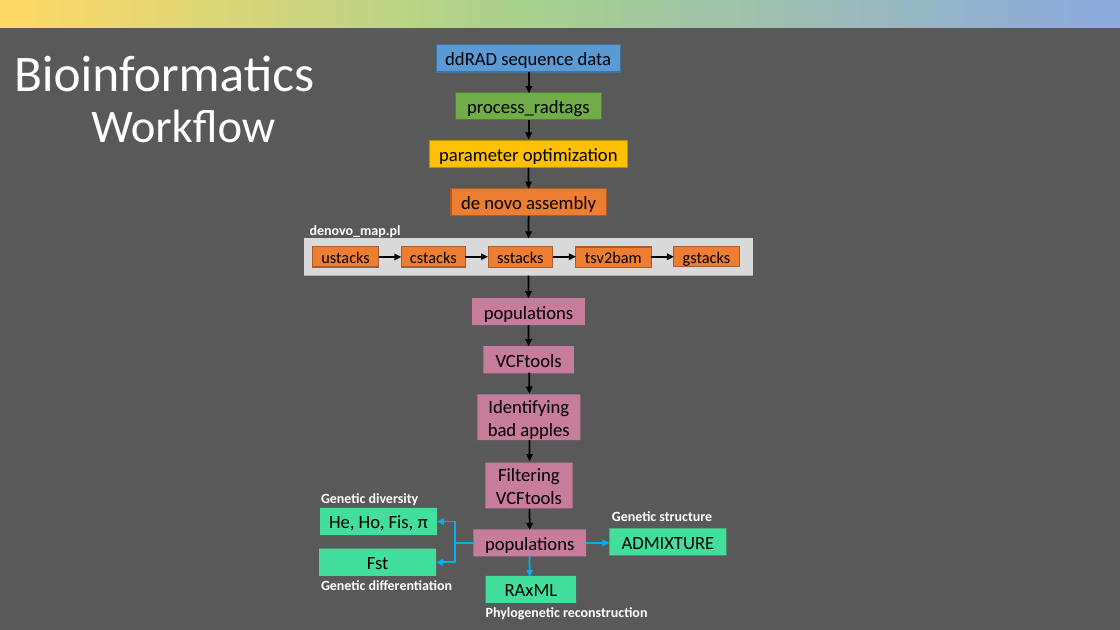
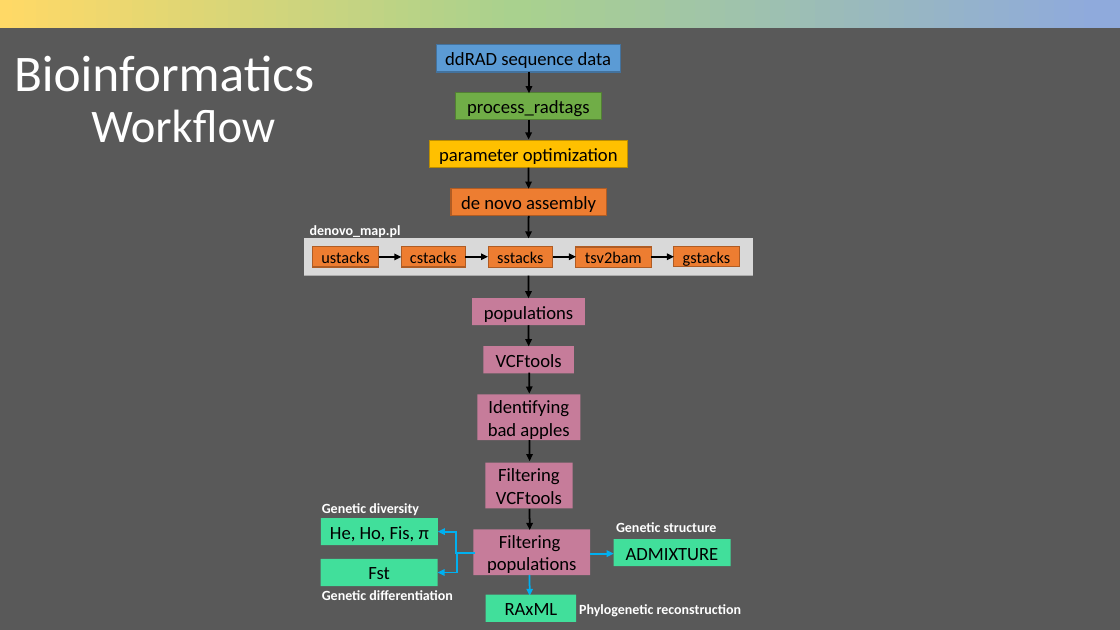
Before and after one commit to cd-barratt/ddRAD-seq_workshop, a slide deck: slide 61 of talks/2_Stacks2_lecture.pptx (slide 54 before the commit). Drawn at 1120x630 pixels with LibreOffice and Linux fonts; fonts in the diff are those of the drawing. Boxes give left, top, right and bottom in pixels: in the first picture for what was removed or moved away, otherwise in the second. Text is boxed around its words. In the diff, an @@ line names an element or a change of style, - is before the commit and + after.

```diff
--- a/talks/2_Stacks2_lecture.pptx
+++ b/talks/2_Stacks2_lecture.pptx
@@ rectangle "Filtering" resized from (x1=474, y1=529, x2=586, y2=556) to (x1=474, y1=529, x2=591, y2=575) @@
@@ text in rectangle at (x1=499, y1=535, x2=561, y2=551): paragraph added @@
+Filtering
@@ 2 texts, 2 rectangles, 2 elbow arrows moved together from (x1=319, y1=493, x2=474, y2=590) to (x1=321, y1=503, x2=476, y2=600) @@
@@ 1 text, 1 rectangle, 1 arrow moved together from (x1=586, y1=511, x2=726, y2=555) to (x1=591, y1=522, x2=730, y2=566) @@
@@ rectangle "RAxML" moved from (x1=486, y1=576, x2=576, y2=602) to (x1=486, y1=595, x2=576, y2=622) @@
@@ arrow moved from (529, 556) - (530, 577) to (529, 575) - (530, 596) @@
@@ text "Phylogenetic reconstruction" moved from (x1=486, y1=607, x2=647, y2=620) to (x1=579, y1=604, x2=741, y2=617) @@
```
Also in this commit, not shown: 18 other slides changed, 8 slides added, 1 slide removed, 1 other file.
